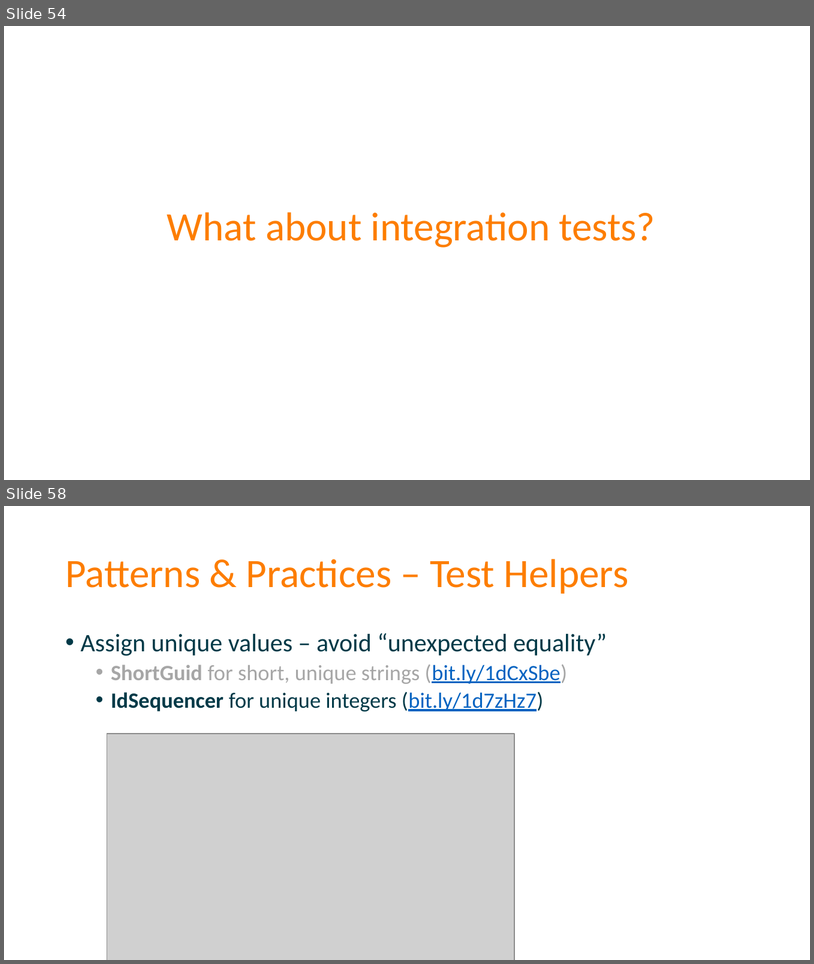
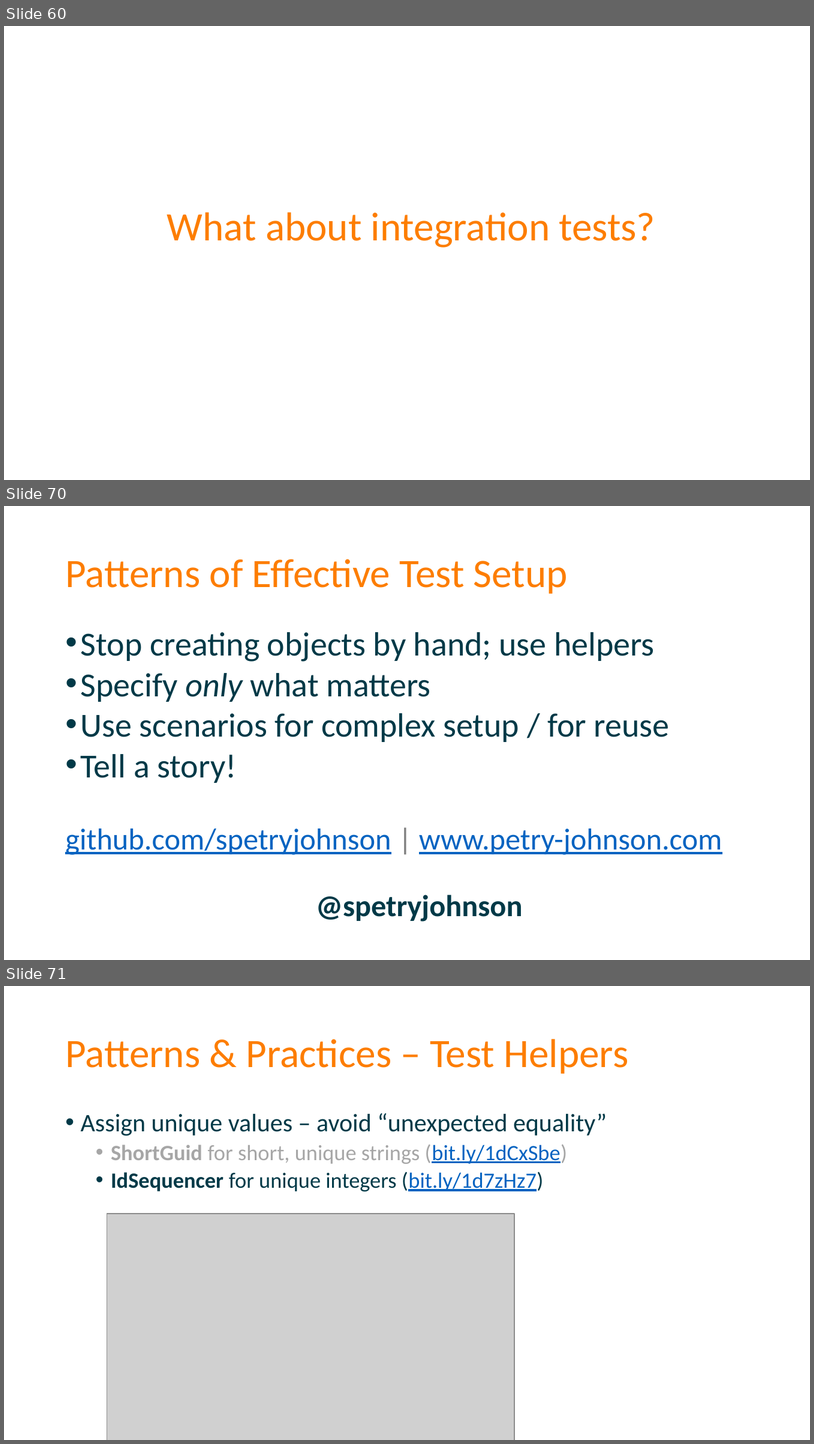
Before and after one commit to spetryjohnson/Talk-Patterns_of_Effective_Test_Setup, a slide deck: POETS - CodeMash 2017.pptx. Shown one above the other, each under a label of ours: slides 54 and 58 before the commit, slides 60, 70 and 71 after it; the slides between them are not shown. The pictures are 814x964 and 814x1444 pixels, drawn with LibreOffice and Linux fonts; fonts in the diff are those of the drawing; grey boxes stand for pictures. Boxes give left, top, right and bottom in pixels: in the first picture for what was removed or moved away, otherwise in the second. Text is boxed around its words. In the diff, an @@ line names an element or a change of style, - is before the commit and + after.

Commit message:
Finished rough draft of narrative!
Good news, the rewritten narrative draft is done. Bad news, I think I
only have like 40 minutes of content at best.

```diff
--- a/POETS - CodeMash 2017.pptx
+++ b/POETS - CodeMash 2017.pptx
@@ slide 70 added at bbox=[4, 506, 810, 960], background #FFFFFF @@
@@ title added at bbox=[65, 559, 568, 594], 48 pt, text #FD7D00 @@
+Patterns of Effective Test Setup
@@ text added at bbox=[65, 632, 723, 921], 40 pt, text #013947 @@
+• Stop creating objects by hand; use helpers
+• Specify only what matters
+• Use scenarios for complex setup / for reuse
+• Tell a story!
+github.com/spetryjohnson | www.petry-johnson.com
+@spetryjohnson
@@ what was slide 54 is now slide 60 @@
@@ what was slide 58 is now slide 71 @@
```
Also in this commit, not shown: 14 slides changed, 5 other slides added, 14 slides removed, 1 other file.
